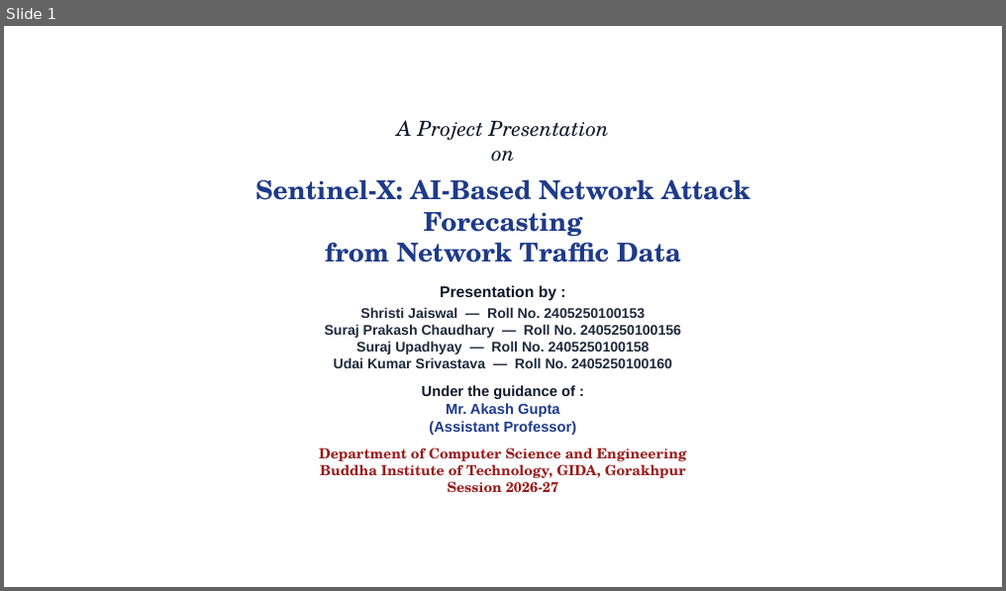
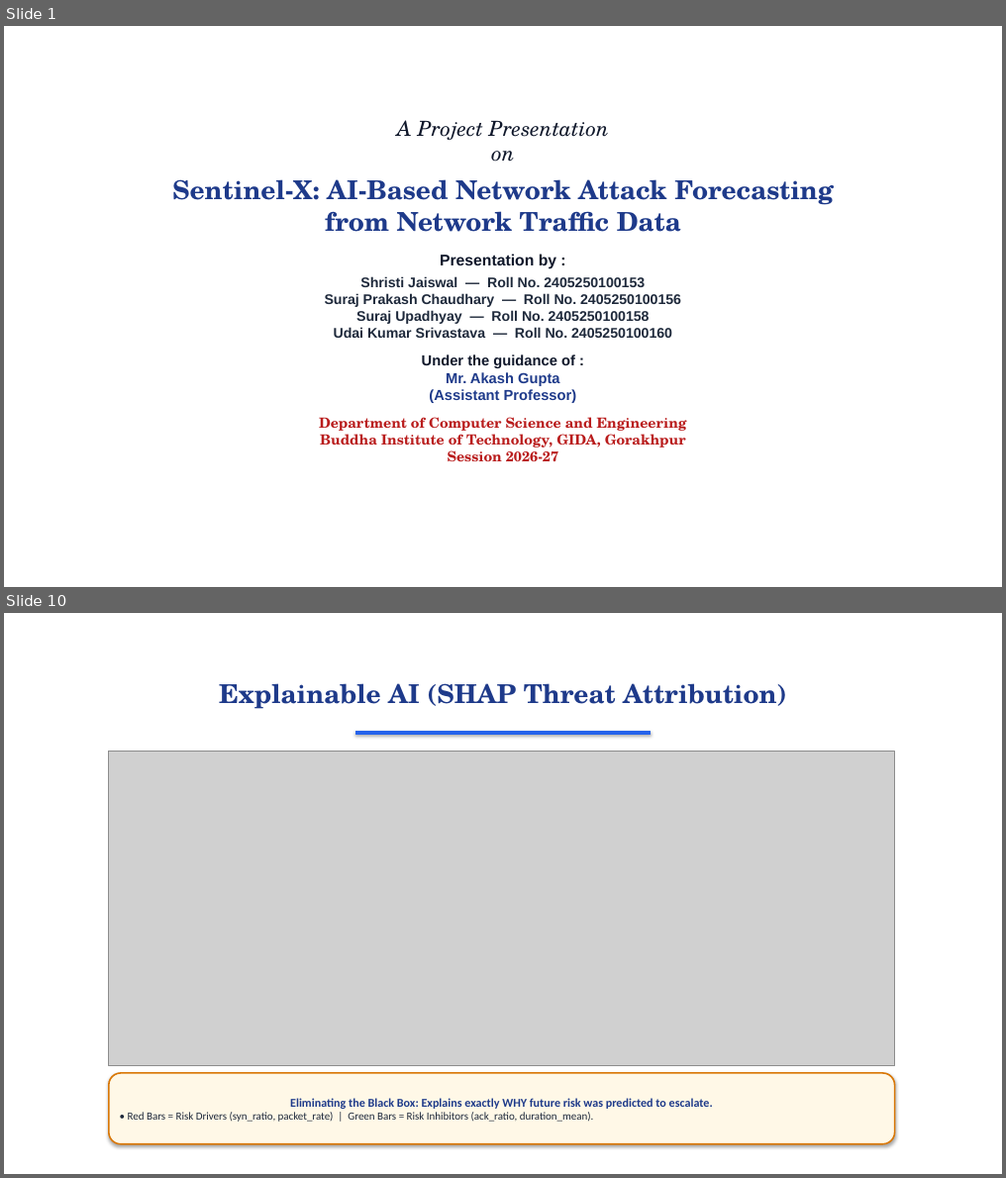
Before and after one commit to surajbuilds53/sentinel-x, a slide deck: Sentinel-X_Presentation.pptx. Shown one above the other, each under a label of ours: slide 1 before the commit, slides 1 and 10 after it; the slides between them are not shown. The pictures are 1006x591 and 1006x1178 pixels, drawn with LibreOffice and Linux fonts; fonts in the diff are those of the drawing; grey boxes stand for pictures; background and template pictures are left out. Boxes give left, top, right and bottom in pixels: in the first picture for what was removed or moved away, otherwise in the second. Text is boxed around its words. In the diff, an @@ line names an element or a change of style, - is before the commit and + after.

```diff
--- a/Sentinel-X_Presentation.pptx
+++ b/Sentinel-X_Presentation.pptx
@@ slide 10 added at <box>4,613,1002,1174</box>, background picture (left out) @@
@@ text added at <box>219,683,787,709</box>, 25 pt, text #1E3A8A, bold @@
+Explainable AI (SHAP Threat Attribution)
@@ rectangle added at <box>355,731,650,735</box>, fill #2563EB, outline #2563EB 0.75 pt @@
@@ picture added at <box>109,752,895,1065</box> @@
@@ rounded rectangle added at <box>109,1073,895,1145</box>, fill #FFF8E7, outline #D97706 1.5 pt, 10.5 pt, text #1E293B @@
+Eliminating the Black Box: Explains exactly WHY future risk was predicted to escalate.
+• Red Bars = Risk Drivers (syn_ratio, packet_rate) | Green Bars = Risk Inhibitors (ack_ratio, duration_mean).
@@ slide 1 changed as well @@
@@ text "A Project Presentation on": place and size @@
-text "A Project Presentation on" at <box>255,120,750,492</box>
+text "A Project Presentation on" at <box>172,120,834,462</box>
@@ text at <box>319,417,687,462</box>: text colour #991B1B to #B91C1C in "Department of Computer Science and Engineering Buddha ..." @@
```
Also in this commit, not shown: 1 other slide changed, 11 other slides added, 16 slides removed, 11 other files.
